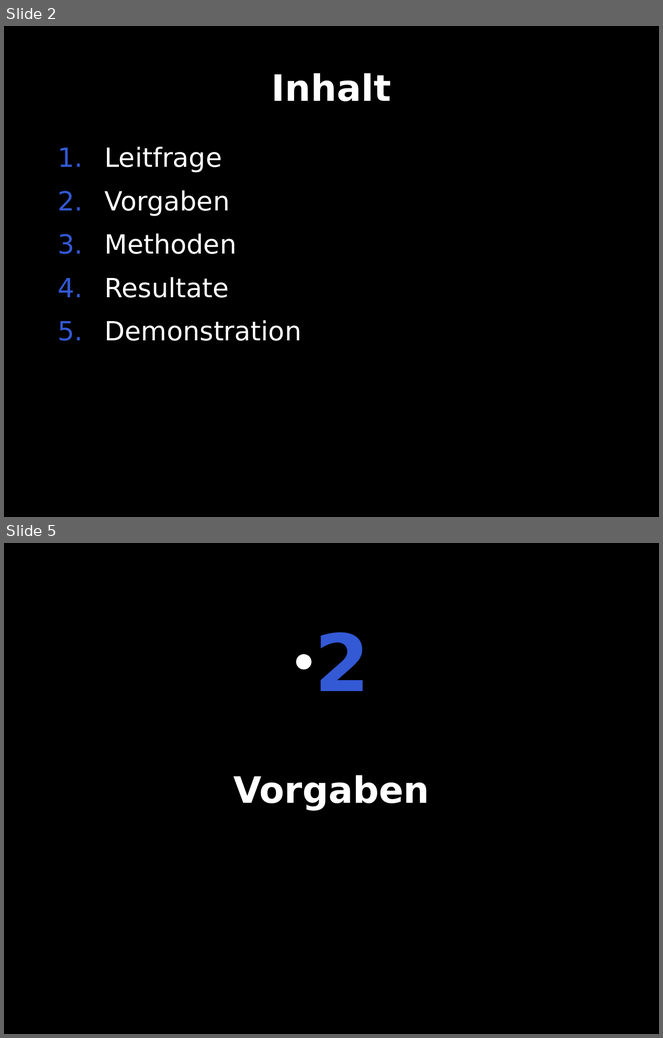
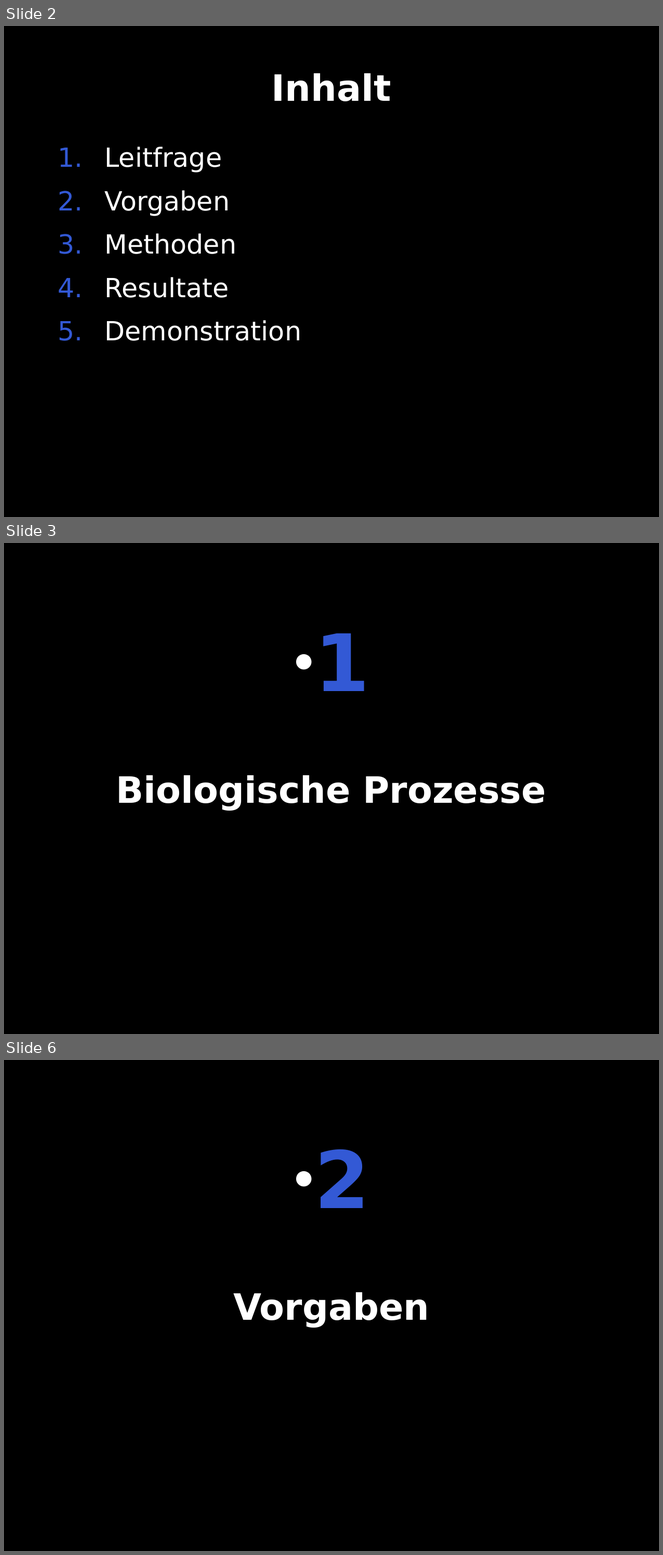
Before and after one commit to te-bachi/SimulationDoc, a slide deck: präsentation/Präsentation_bachi.odp. Shown one above the other, each under a label of ours: slides 2 and 5 before the commit, slides 2, 3 and 6 after it; the slides between them are not shown. The pictures are 663x1038 and 663x1555 pixels, drawn with LibreOffice and Linux fonts; fonts in the diff are those of the drawing. Boxes give left, top, right and bottom in pixels: in the first picture for what was removed or moved away, otherwise in the second. Text is boxed around its words. In the diff, an @@ line names an element or a change of style, - is before the commit and + after.

```diff
--- a/präsentation/Präsentation_bachi.odp
+++ b/präsentation/Präsentation_bachi.odp
@@ slide 3 added at <box>4,543,659,1034</box>, background #000000 @@
@@ text added at <box>315,633,370,691</box>, 96 pt, text #3359D5, bold @@
+● 1
@@ title added at <box>116,775,546,811</box>, 44 pt, text #FFFFFF, bold @@
+Biologische Prozesse
@@ what was slide 5 is now slide 6 @@
```
Also in this commit, not shown: 1 slide changed, 2 other slides added, 2 slides removed.
